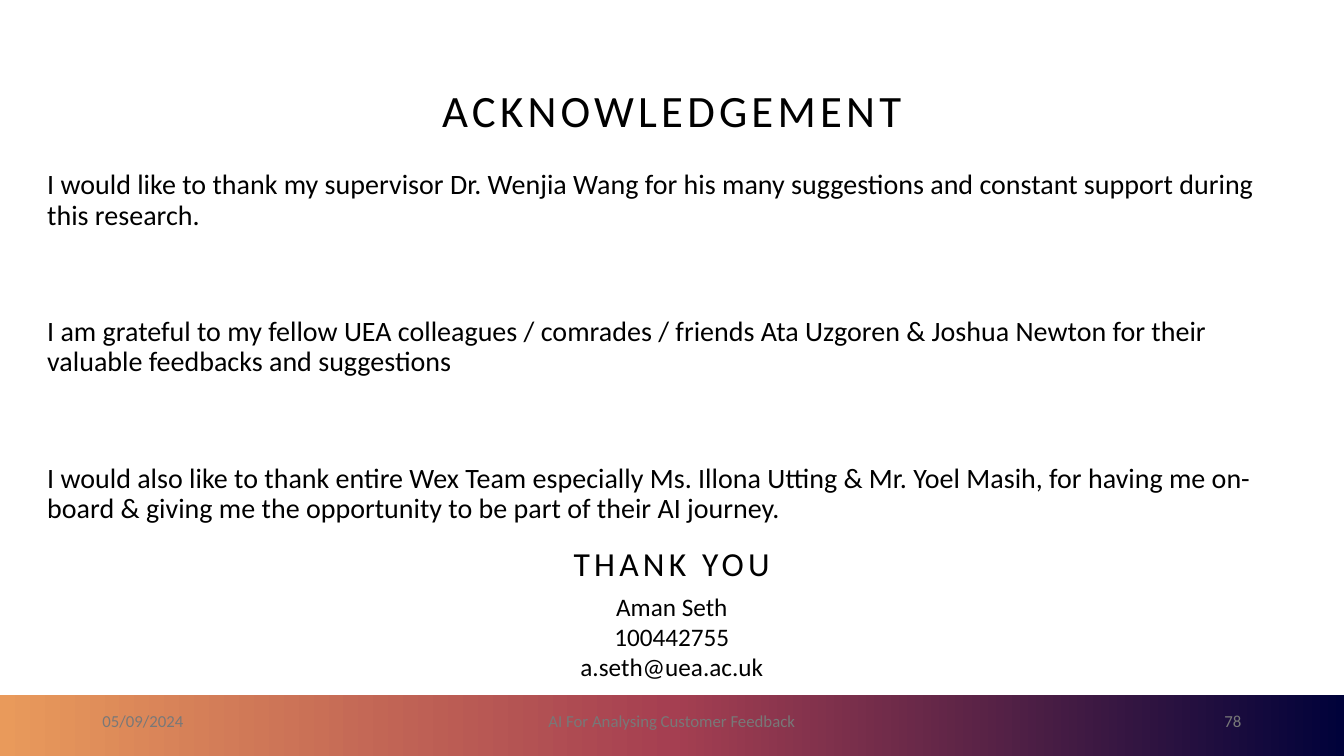
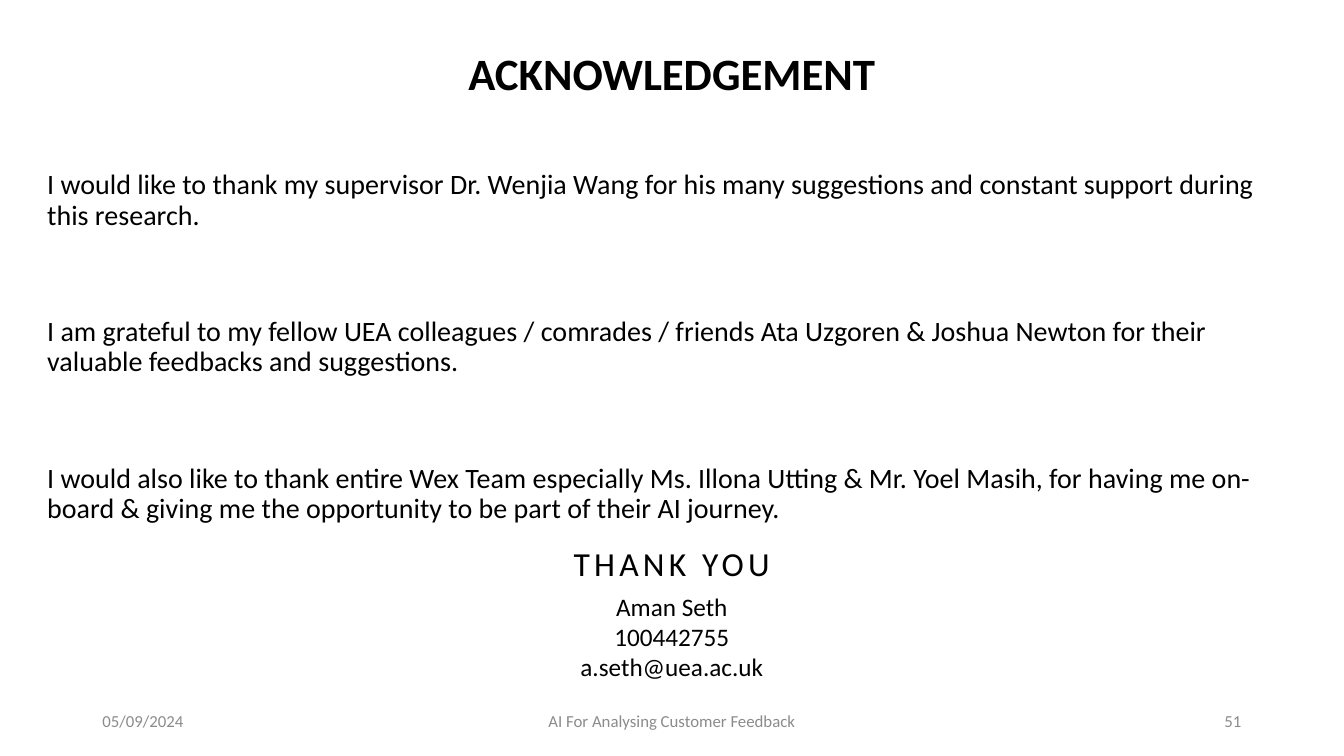
Before and after one commit to amansethuea/WexPhotoVideo, a slide deck: slide 51 of BERT/Thesis_Report/AmanSeth_MScPresentation.pptx (slide 78 before the commit). Drawn at 1344x756 pixels with LibreOffice and Linux fonts; fonts in the diff are those of the drawing. Boxes give left, top, right and bottom in pixels: in the first picture for what was removed or moved away, otherwise in the second. Text is boxed around its words. In the diff, an @@ line names an element or a change of style, - is before the commit and + after.

Commit message:
Revamped Presentation PPT as per supervisor feedback

```diff
--- a/BERT/Thesis_Report/AmanSeth_MScPresentation.pptx
+++ b/BERT/Thesis_Report/AmanSeth_MScPresentation.pptx
@@ title "ACKNOWLEDGEMENT" at [468, 60, 875, 91]: letter spacing 3 to 0 pt, bold on @@
@@ text at [47, 321, 1205, 376]: text changed @@
-  I am grateful to my fellow UEA colleagues / comrades / friends Ata Uzgoren & Joshua Newton for their valuable feedbacks and suggestions
+  I am grateful to my fellow UEA colleagues / comrades / friends Ata Uzgoren & Joshua Newton for their valuable feedbacks and suggestions.
@@ rectangle removed at [0, 695, 1344, 756] @@
@@ text "05/09/2024" at [102, 715, 183, 728]: text colour #797979 to #8C8C8C @@
@@ text "AI For Analysing Customer Feedback" at [548, 715, 795, 730]: text colour #797979 to #8C8C8C @@
@@ page number at [1224, 716, 1241, 727]: text changed; text colour #797979 to #8C8C8C @@
-78
+51
```
Also in this commit, not shown: 41 other slides changed, 9 slides added, 36 slides removed.
